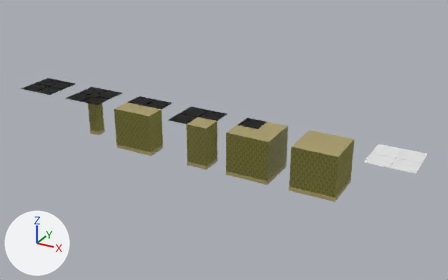
What one commit did to the Blender file Assets/Art/Models/Backrooms Tiles.blend.
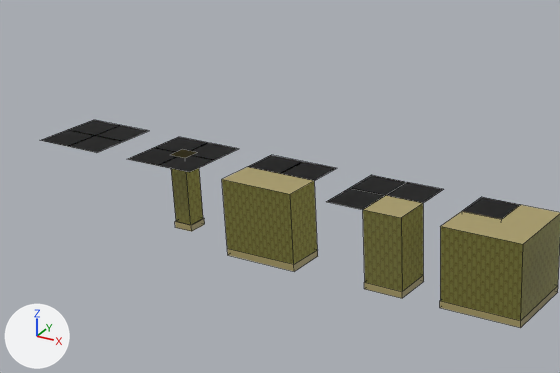
There are two pictures of each version: one whole from a 50 mm camera at (7.7, -22.46, 11.37) aimed at (-4.94, 0.52, -0.12), one close up on the part from 0% to 64% of the width and 6% to 74% of the height. The lights are fixed; the arrows at lower left show +X, +Y and +Z. The close-ups show mesh edges as thin lines.

The first close-up shows 'CeilingTile', 'Corner-Half', 'Corner-Half-CeilingTile', 'Corner-Pillar-Half', 'Corner-Pillar-Half-CeilingTile', 'Pillar-Half', 'Pillar-Half-CeilingTile', 'Wall-Half', 'Wall-Half-CeilingTile'.
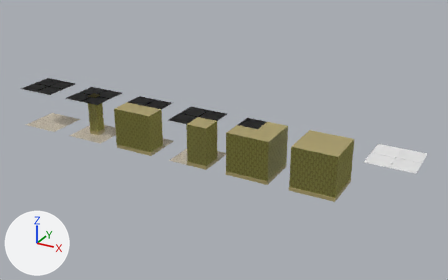
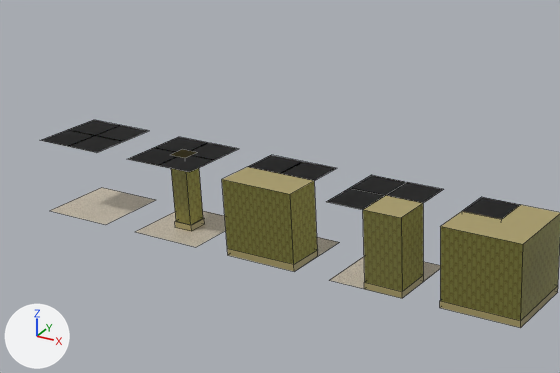
Where the change shows, as pixel boxes [x1, y1, x2, y2] in the close-ups (560 x 373 px):
'CeilingTile-Half-Carpet', added
    after: [50, 187, 155, 225]
'Pillar-Half-Carpet', added
    after: [136, 211, 226, 247]
'Corner-Pillar-Half-Carpet', added
    after: [330, 257, 440, 289]
'Wall-Half-Carpet', added
    after: [317, 237, 339, 256]

What the commit changed:
Picture 'Fabric_Roughness.jpg' (img_fabric_roughness_jpg) is new.
Picture 'Fabric_Colour.jpg' (img_fabric_colour_jpg) is new.
Material 'Carpet' (mat_carpet) is new.
Uses the picture img_fabric_colour_jpg.
Uses the picture img_fabric_roughness_jpg.
Mesh me_plane_010 is new.
It has 4 vertices, 1 face and spans x -1.0..1.0, y -1.0..1.0, z 0.0.
It uses material mat_carpet.
Object 'CeilingTile-Half-Carpet' (ob_ceilingtile_half_carpet) is new; it shows me_plane_010.
Its location is (-15.0, 0.0, -1.0).
Object 'Pillar-Half-Carpet' (ob_pillar_half_carpet) is new; it shows a copy of me_plane_010.
Its location is (-12.0, 0.0, -1.0).
Object 'Wall-Half-Carpet' (ob_wall_half_carpet) is new; it shows a copy of me_plane_010.
Its location is (-9.0, 0.0, -1.0).
Object 'Corner-Pillar-Half-Carpet' (ob_corner_pillar_half_carpet) is new; it shows a copy of me_plane_010.
Its location is (-6.0, 0.0, -1.0).
